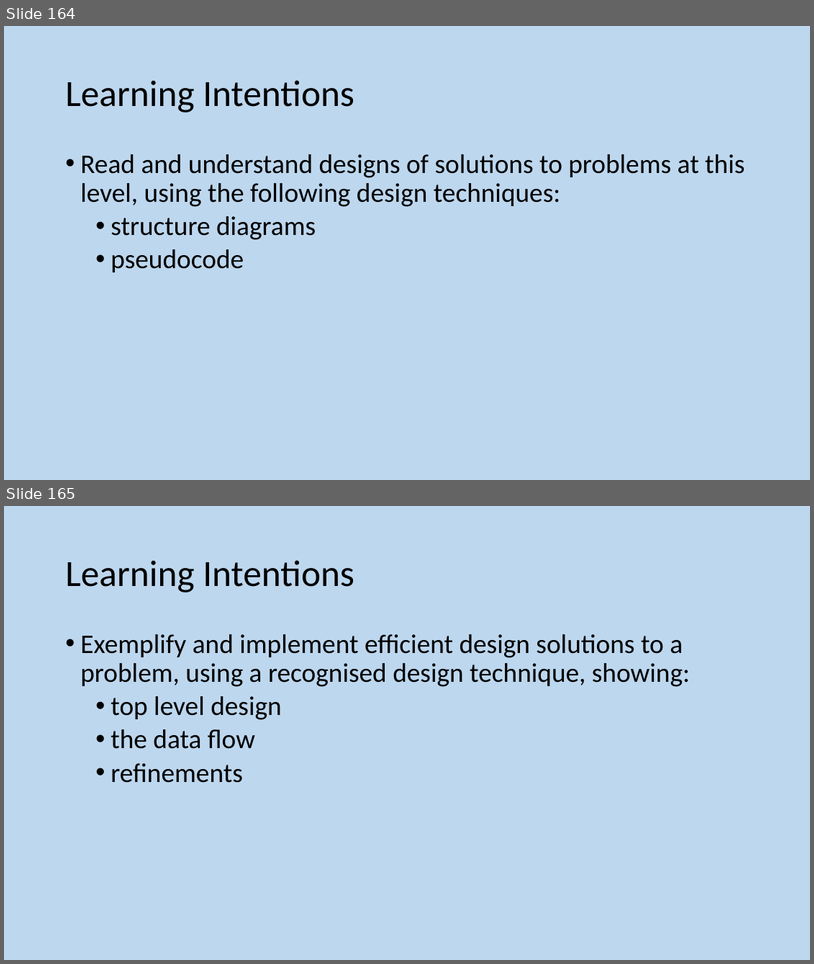
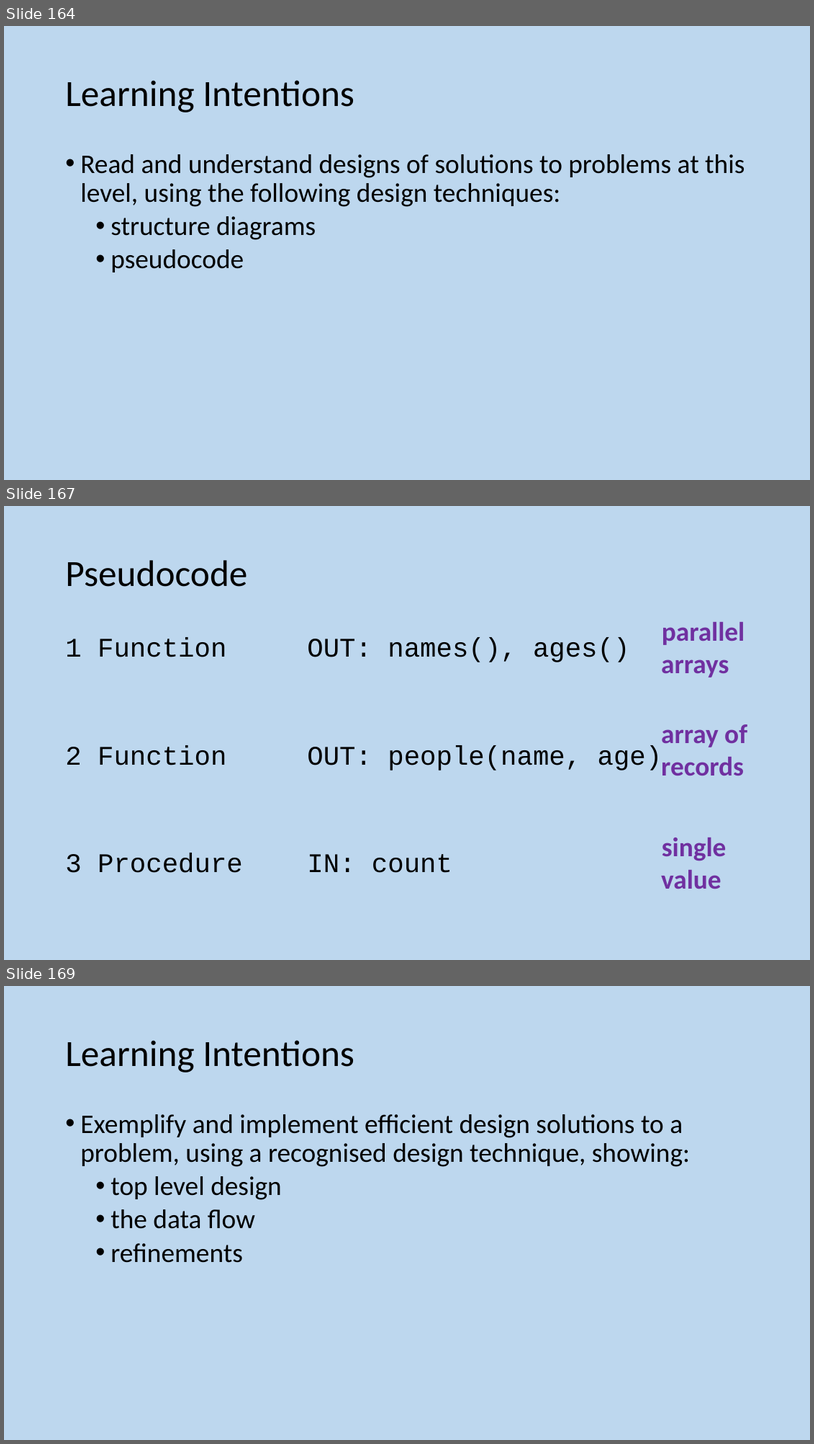
Before and after one commit to MrFriendCS/MrFriendCS.github.io, a slide deck: h-cs/sdd/H CS SDD Slides.pptx. Shown one above the other, each under a label of ours: slides 164 and 165 before the commit, slides 164, 167 and 169 after it; the slides between them are not shown. The pictures are 814x964 and 814x1444 pixels, drawn with LibreOffice and Linux fonts; fonts in the diff are those of the drawing. Boxes give left, top, right and bottom in pixels: in the first picture for what was removed or moved away, otherwise in the second. Text is boxed around its words. In the diff, an @@ line names an element or a change of style, - is before the commit and + after.

```diff
--- a/h-cs/sdd/H CS SDD Slides.pptx
+++ b/h-cs/sdd/H CS SDD Slides.pptx
@@ slide 167 added at [4, 506, 810, 960], background #BDD7EE @@
@@ title added at [65, 560, 247, 587], 44 pt, text #000000 @@
+Pseudocode
@@ text added at [661, 622, 746, 677], 32 pt, text #7030A0, bold @@
+parallel
+arrays
@@ text added at [65, 637, 663, 872], 32 pt, text #000000 @@
+1 Function OUT: names(), ages()
+2 Function OUT: people(name, age)
+3 Procedure IN: count
@@ text added at [661, 724, 748, 776], 32 pt, text #7030A0, bold @@
+array of
+records
@@ text added at [661, 837, 727, 888], 32 pt, text #7030A0, bold @@
+single
+value
@@ what was slide 165 is now slide 169 @@
```
Also in this commit, not shown: 3 other slides added.
